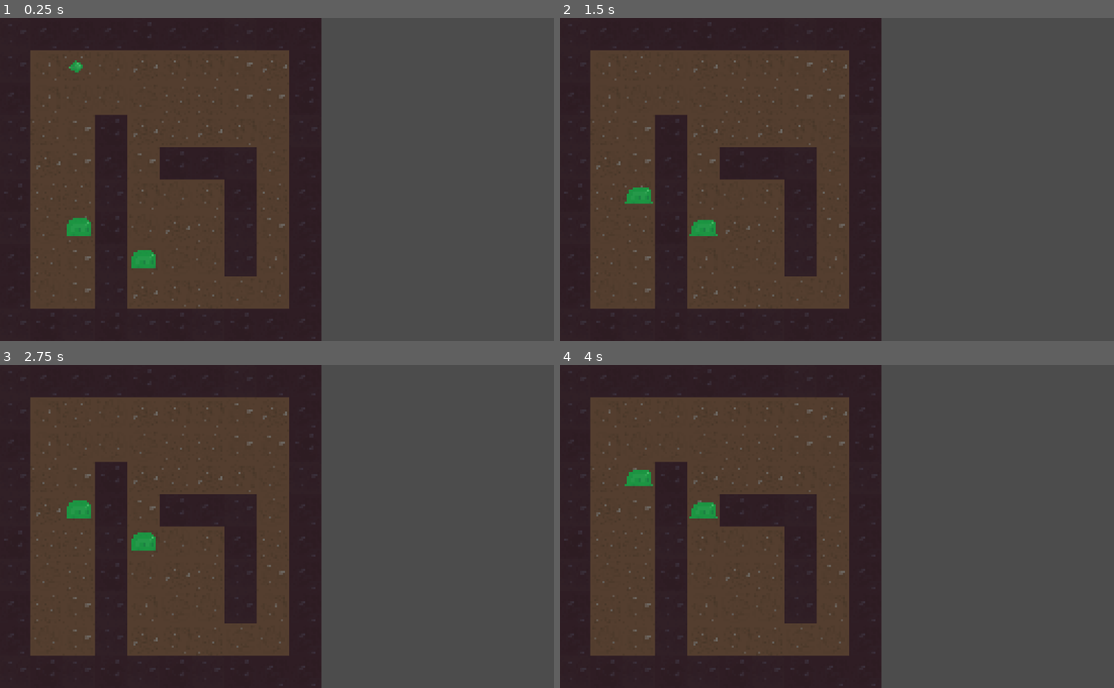
Above: before the commit, frames 1-4 (two rows, left to right).
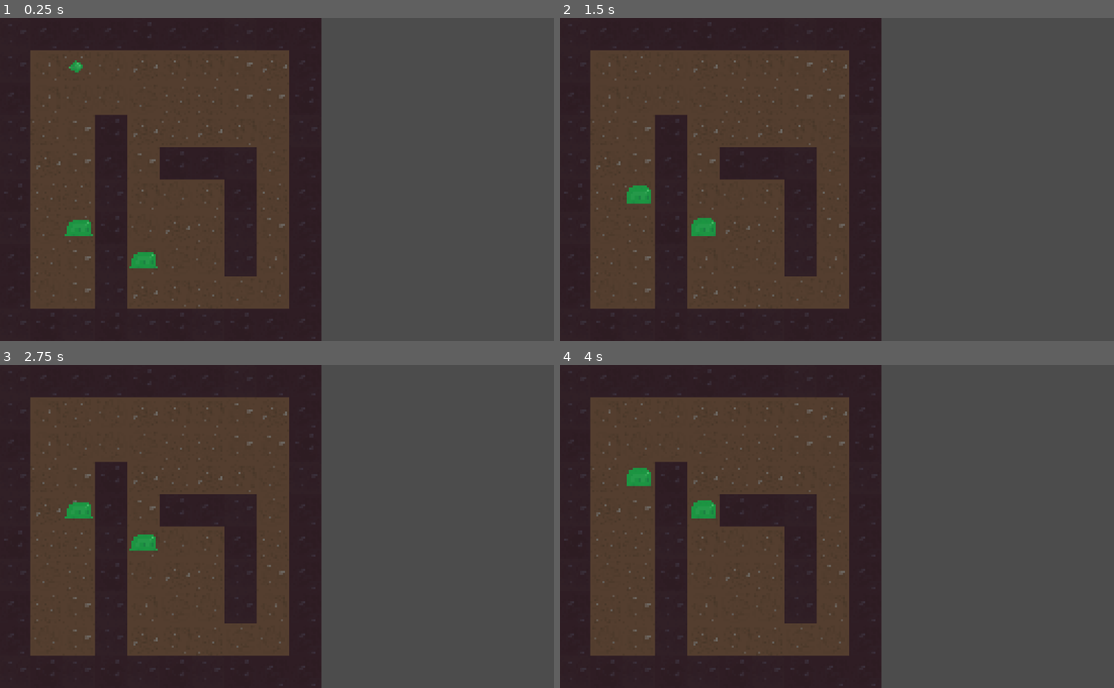
Above: after the commit, the same moments.

Repository: TuoLiYinLi/MonsterSmelter
Game: Godot game, scene res://test_3.tscn
Same seed, same stepped clock (60 frames per second), same inputs: the game is played once before the commit and once after it.
Inputs:
- Up to frame 1 (0.25 s): no input
- Up to frame 2 (1.5 s): tap Enter at 0.5 s
- Up to frame 3 (2.75 s): tap Space at 2 s
- Up to frame 4 (4 s): tap Enter at 2.75 s

The runs differ from the first frame. In frame 1, less than 0.1% of the frame differs, in the area x 11-29%, y 61-78%; in frame 2, less than 0.1%; in frame 3, less than 0.1%; in frame 4, less than 0.1%.

Commit message:
Update slime.tscn

Diff:
--- a/BattleEntity/slime.tscn
+++ b/BattleEntity/slime.tscn
@@ -7,4 +7,4 @@
 script = ExtResource( 2 )
 
 [node name="AnimatedSprite" parent="sprite" index="0"]
-frame = 0
+frame = 2
